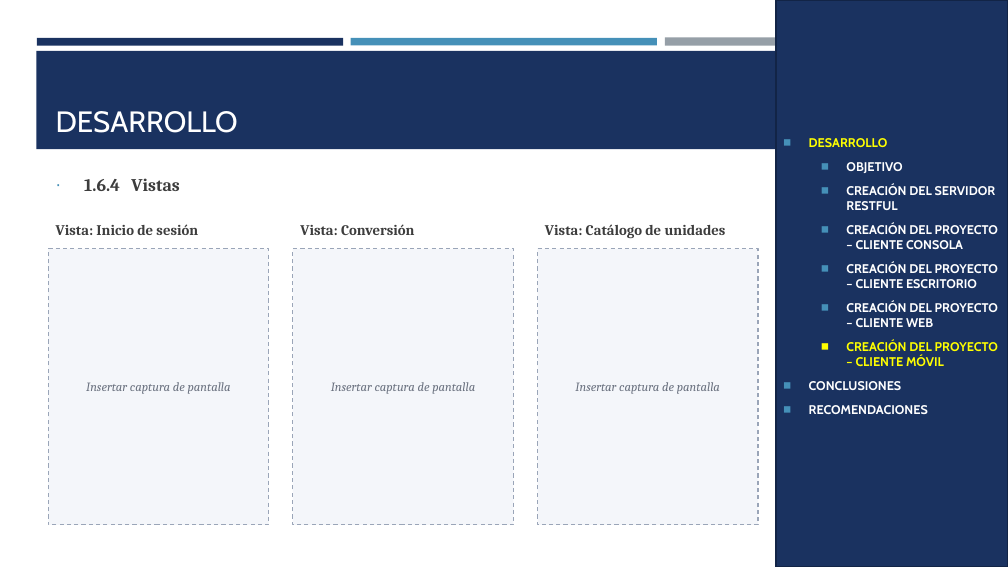
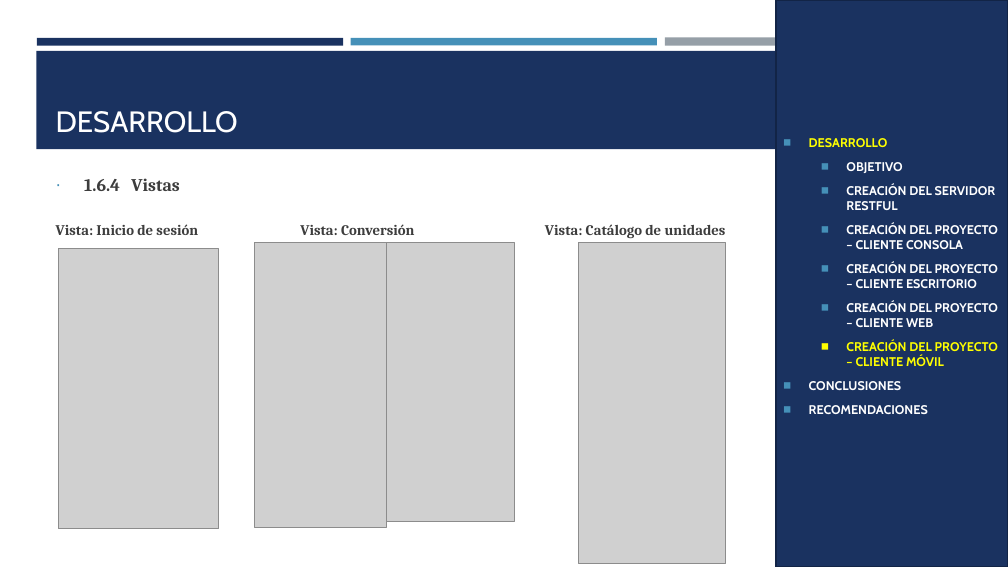
Before and after one commit to IMarcusDev/TI.1.4.-PAO202651_RESTFUL_DOTNET_SINBDD_NRC_36883_GR04, a slide deck: slide 77 of 05. DOCUMENTACION/PRESENTACION TI.1.4. RESTFUL sin BDD en DOTNET GR4.pptx. Drawn at 1008x567 pixels with LibreOffice and Linux fonts; fonts in the diff are those of the drawing; grey boxes stand for pictures. Boxes give left, top, right and bottom in pixels: in the first picture for what was removed or moved away, otherwise in the second. Text is boxed around its words. In the diff, an @@ line names an element or a change of style, - is before the commit and + after.

```diff
--- a/05. DOCUMENTACION/PRESENTACION TI.1.4. RESTFUL sin BDD en DOTNET GR4.pptx
+++ b/05. DOCUMENTACION/PRESENTACION TI.1.4. RESTFUL sin BDD en DOTNET GR4.pptx
@@ rectangle removed at [48, 249, 269, 525] @@
-Insertar captura de pantalla
@@ picture added at [58, 249, 219, 529] @@
@@ picture added at [255, 243, 386, 527] @@
@@ rectangle removed at [293, 249, 514, 525] @@
-Insertar captura de pantalla
@@ picture added at [386, 243, 515, 521] @@
@@ rectangle removed at [538, 249, 758, 525] @@
-Insertar captura de pantalla
@@ picture added at [578, 243, 727, 563] @@
```
Also in this commit, not shown: 19 other slides changed.
